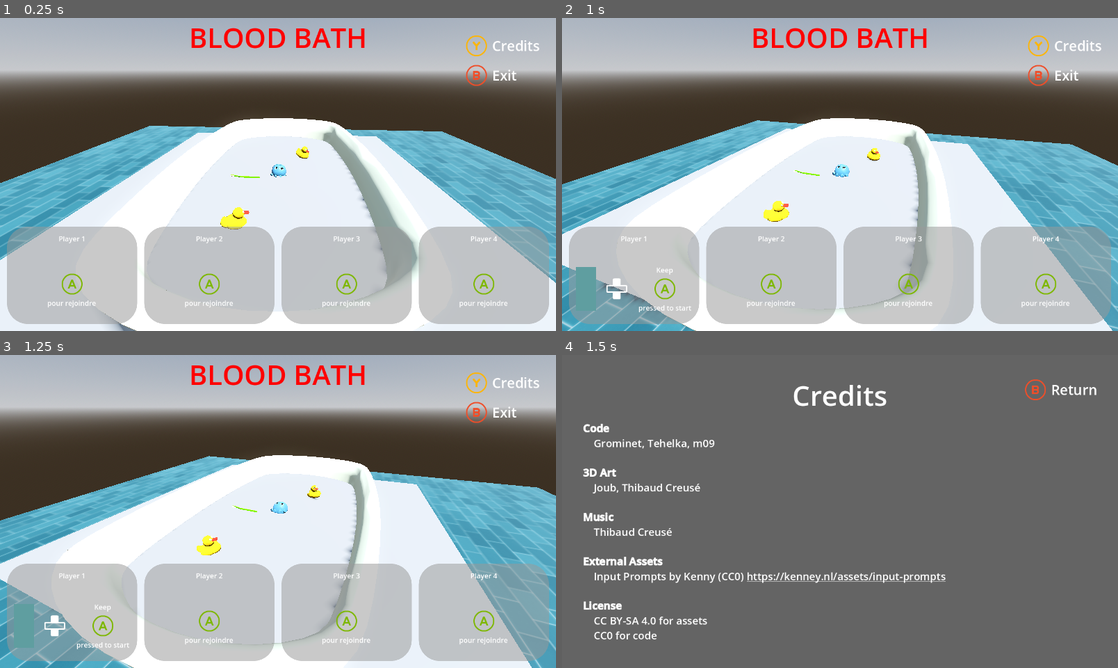
Above: before the commit, frames 1-4 (two rows, left to right).
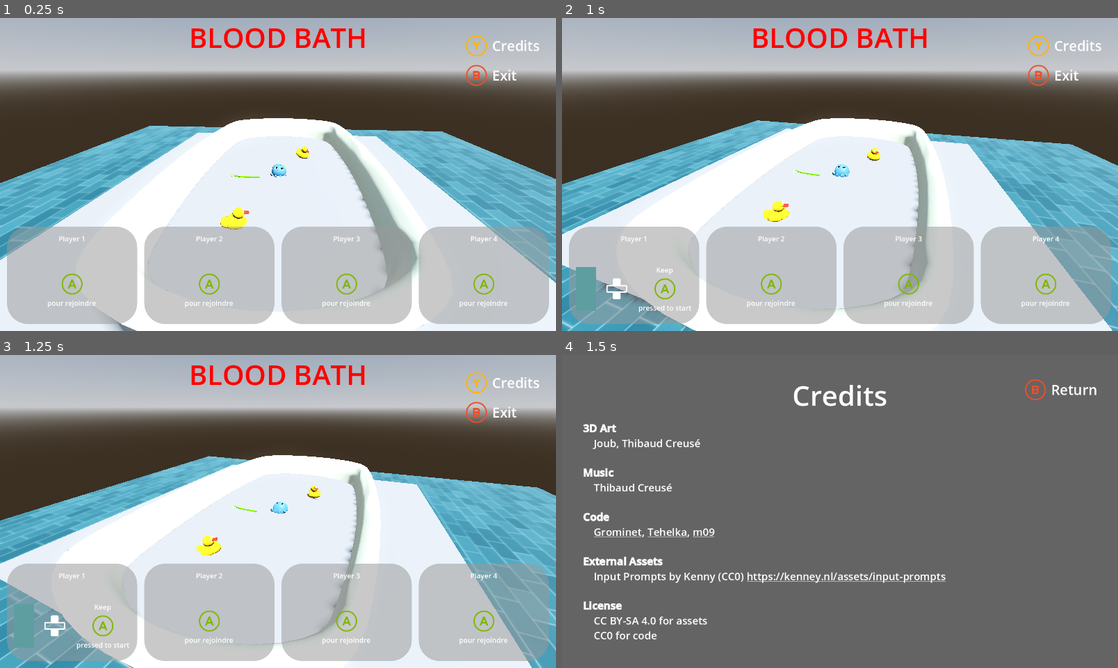
Above: after the commit, the same moments.

Repository: Gr0minet/ggj2025
Game: Godot game, scene res://scenes/test_all.tscn
The game is run twice, just before and just after one commit, with the same random seed, the same clock (stepped at 60 frames per second) and the same inputs.
Inputs:
- Up to frame 1 (0.25 s): no input
- Up to frame 2 (1 s): hold I (change_color_up) from 0.53 s (still down); hold J (join_game) from 0.53 s (still down)
- Up to frame 3 (1.25 s): keep holding I (change_color_up); keep holding J (join_game)
- Up to frame 4 (1.5 s): release I (change_color_up) at 1.28 s; release J (join_game) at 1.28 s; hold O (change_color_down) from 1.28 s (still down); tap C (show_credits) at 1.35 s

Frames 1-3 are identical in both runs. In frame 4, 1.2% of the frame differs, in the area x 3-28%, y 22-59%.

Commit message:
Tweak credits
Signed-off-by: m09 <142691+m09@users.noreply.github.com>

Diff:
--- a/godot/menu/credits.tscn
+++ b/godot/menu/credits.tscn
@@ -44,14 +44,14 @@
 theme_override_font_sizes/normal_font_size = 24
 theme_override_font_sizes/bold_font_size = 24
 bbcode_enabled = true
-text = "[b]Code[/b]
-    [url=https://github.com/Gr0minet]Grominet[/url], [url=https://github.com/tehelka-gamedev]Tehelka[/url], [url=https://github.com/m09]m09[/url]
-
-[b]3D Art[/b]
+text = "[b]3D Art[/b]
     Joub, Thibaud Creusé
 
 [b]Music[/b]
     Thibaud Creusé
+
+[b]Code[/b]
+    [url=https://github.com/Gr0minet]Grominet[/url], [url=https://github.com/tehelka-gamedev]Tehelka[/url], [url=https://github.com/m09]m09[/url]
 
 [b]External Assets[/b]
     Input Prompts by Kenny (CC0) [url]https://kenney.nl/assets/input-prompts[/url]
